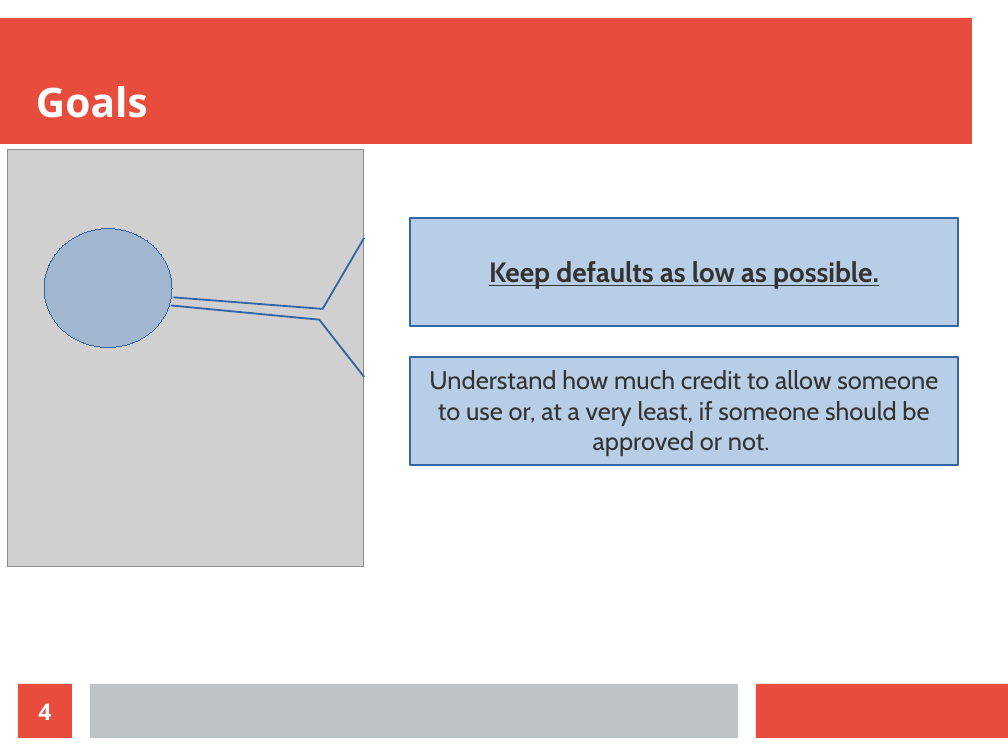
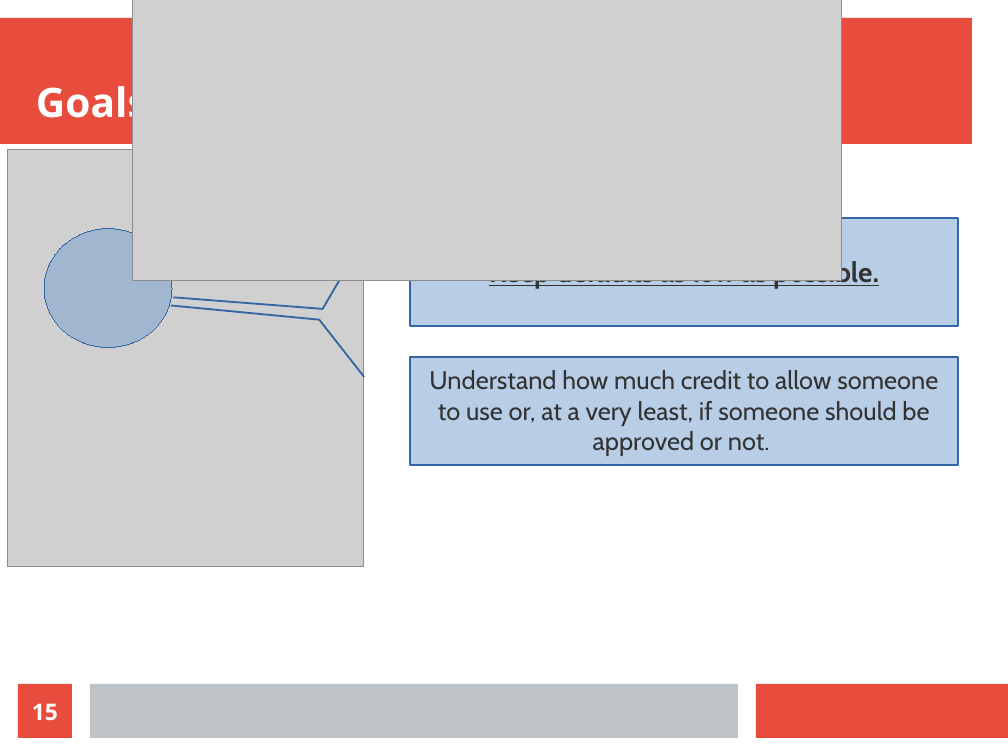
Before and after one commit to alefbenages/CrediOne, a slide deck: slide 15 of Presentation.odp (slide 4 before the commit). Drawn at 1008x756 pixels with LibreOffice and Linux fonts; fonts in the diff are those of the drawing; grey boxes stand for pictures. Boxes give left, top, right and bottom in pixels: in the first picture for what was removed or moved away, otherwise in the second. Text is boxed around its words. In the diff, an @@ line names an element or a change of style, - is before the commit and + after.

```diff
--- a/Presentation.odp
+++ b/Presentation.odp
@@ picture added at box(133, 0, 842, 281) @@
@@ page number at box(32, 703, 58, 721): text changed @@
-4
+15
```
Also in this commit, not shown: 4 other slides changed, 7 slides added, 4 slides removed, 19 other files.
